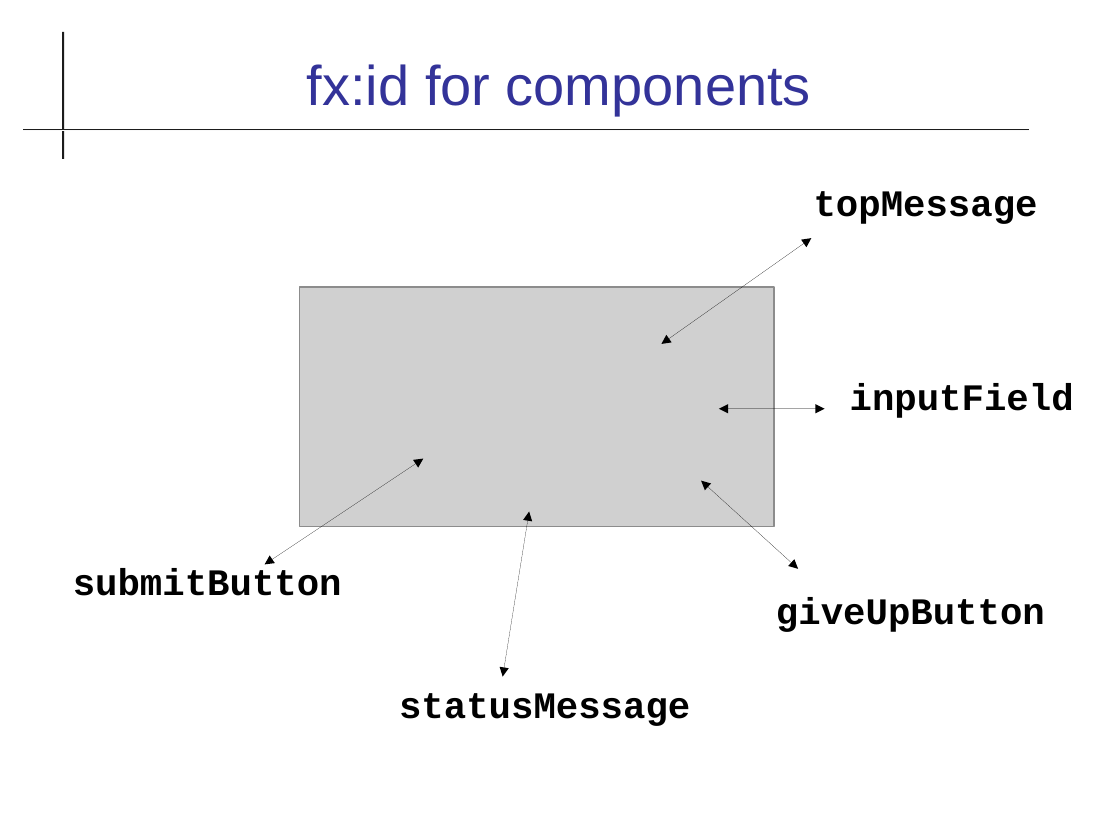
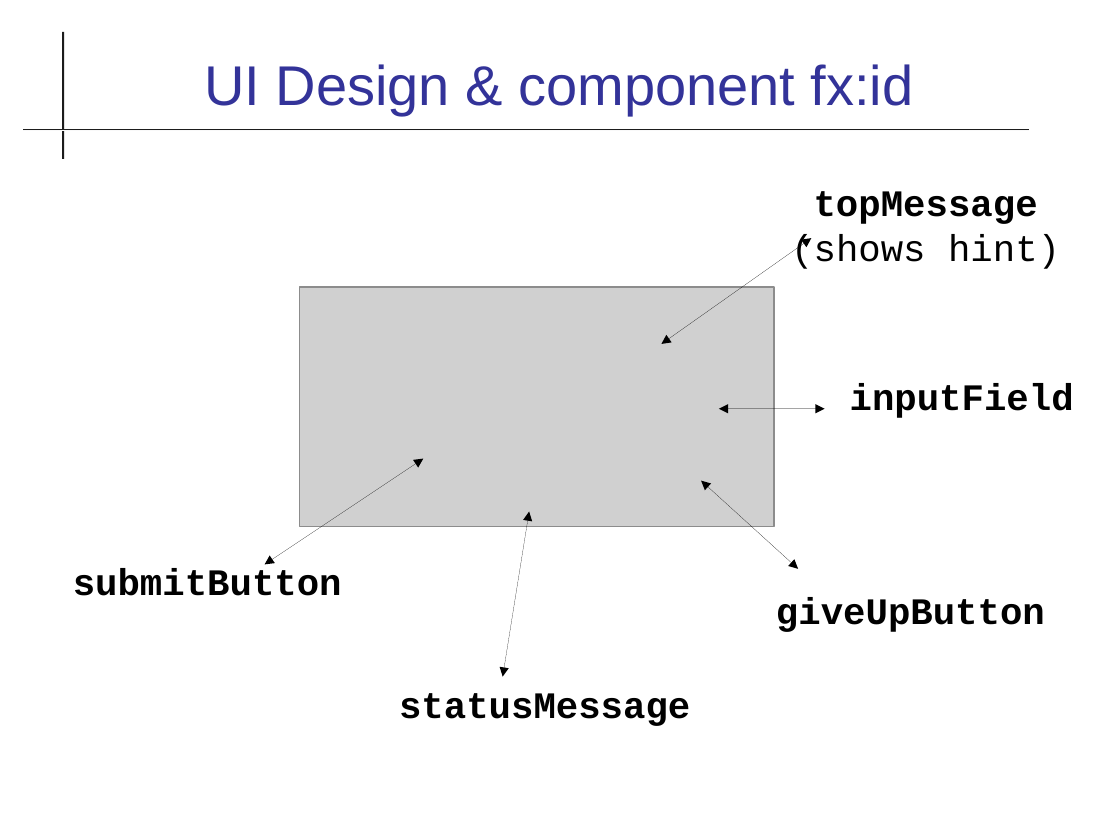
Before and after one commit to skeoop/skeoop.github.io, a slide deck: slide 18 of javafx/FXML.odp (slide 17 before the commit). Drawn at 1120x840 pixels with LibreOffice and Linux fonts; fonts in the diff are those of the drawing; grey boxes stand for pictures. Boxes give left, top, right and bottom in pixels: in the first picture for what was removed or moved away, otherwise in the second. Text is boxed around its words. In the diff, an @@ line names an element or a change of style, - is before the commit and + after.

```diff
--- a/javafx/FXML.odp
+++ b/javafx/FXML.odp
@@ title at bbox=[204, 64, 914, 115]: text changed @@
-fx:id for components
+UI Design & component fx:id
@@ text at bbox=[791, 191, 1060, 269]: text changed; bold off @@
-topMessage
+topMessage
+(shows hint)
```
Also in this commit, not shown: 1 other slide changed, 1 slide added, 1 other file.
